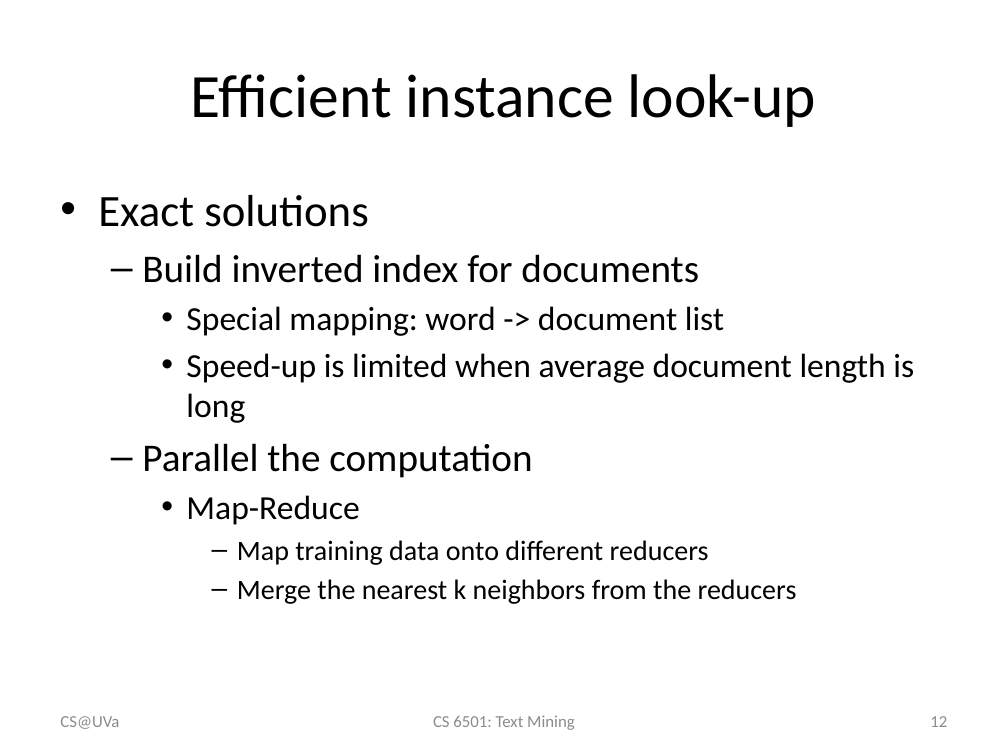
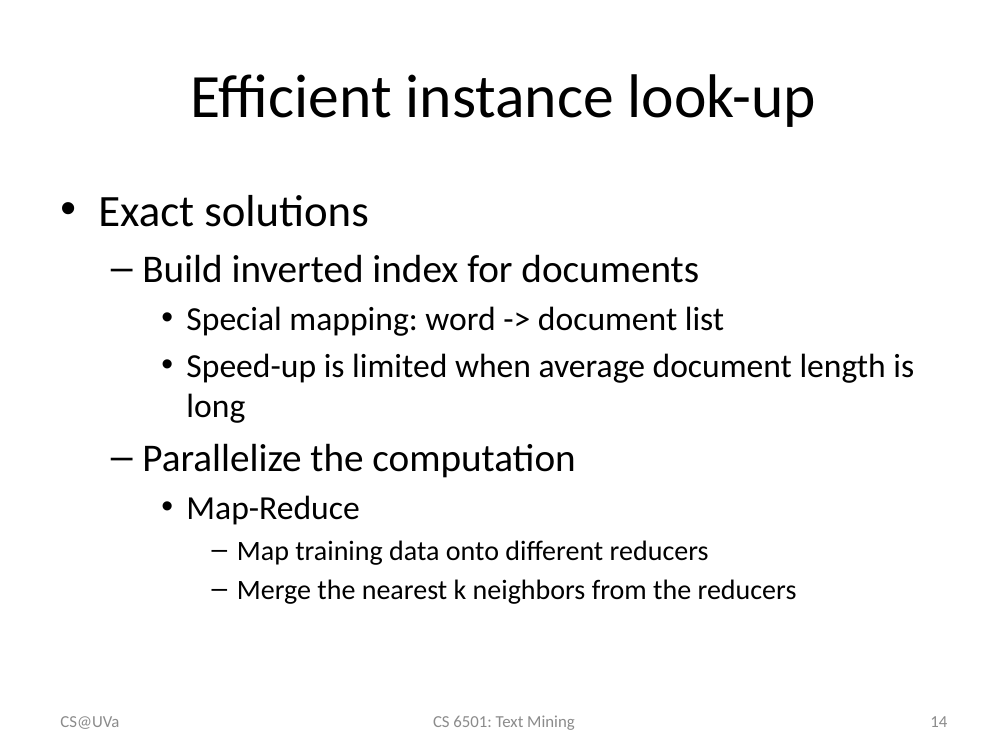
Before and after one commit to wang296/CS6501-Text-Mining, a slide deck: slide 14 of docs/kNN & Naïve Bayes.pptx (slide 12 before the commit). Drawn at 1008x756 pixels with LibreOffice and Linux fonts; fonts in the diff are those of the drawing. Boxes give left, top, right and bottom in pixels: in the first picture for what was removed or moved away, otherwise in the second. Text is boxed around its words. In the diff, an @@ line names an element or a change of style, - is before the commit and + after.

```diff
--- a/docs/kNN & Naïve Bayes.pptx
+++ b/docs/kNN & Naïve Bayes.pptx
@@ text at box(142, 443, 575, 478): text changed @@
-  – Parallel the computation
+  – Parallelize the computation
@@ page number at box(930, 716, 947, 727): text changed @@
-12
+14
```
Also in this commit, not shown: 4 other slides changed, 6 slides added, 6 other files.
